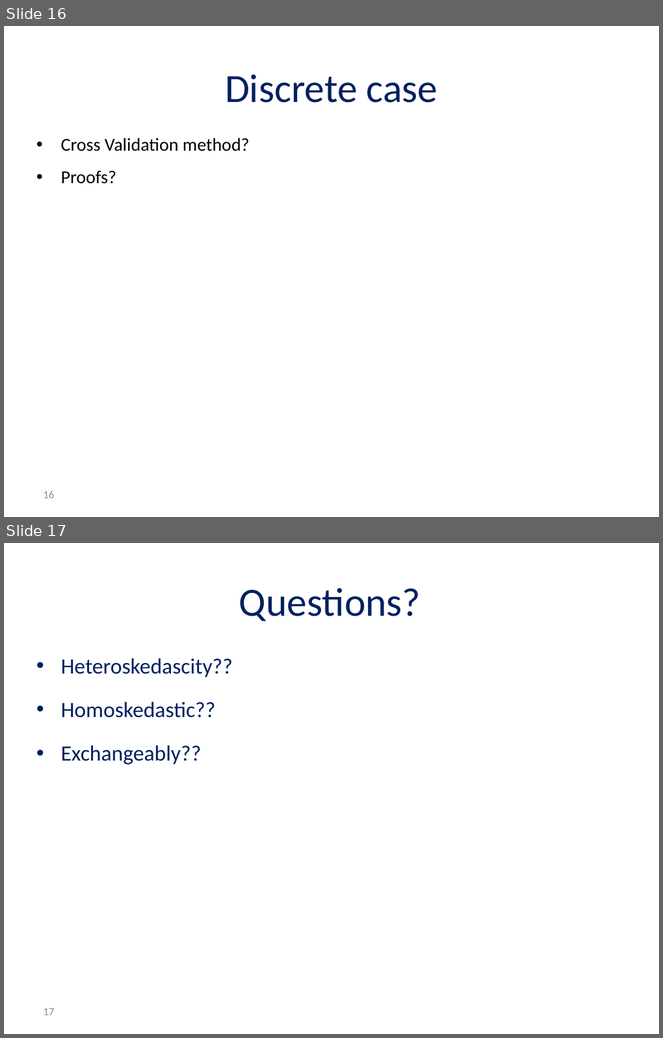
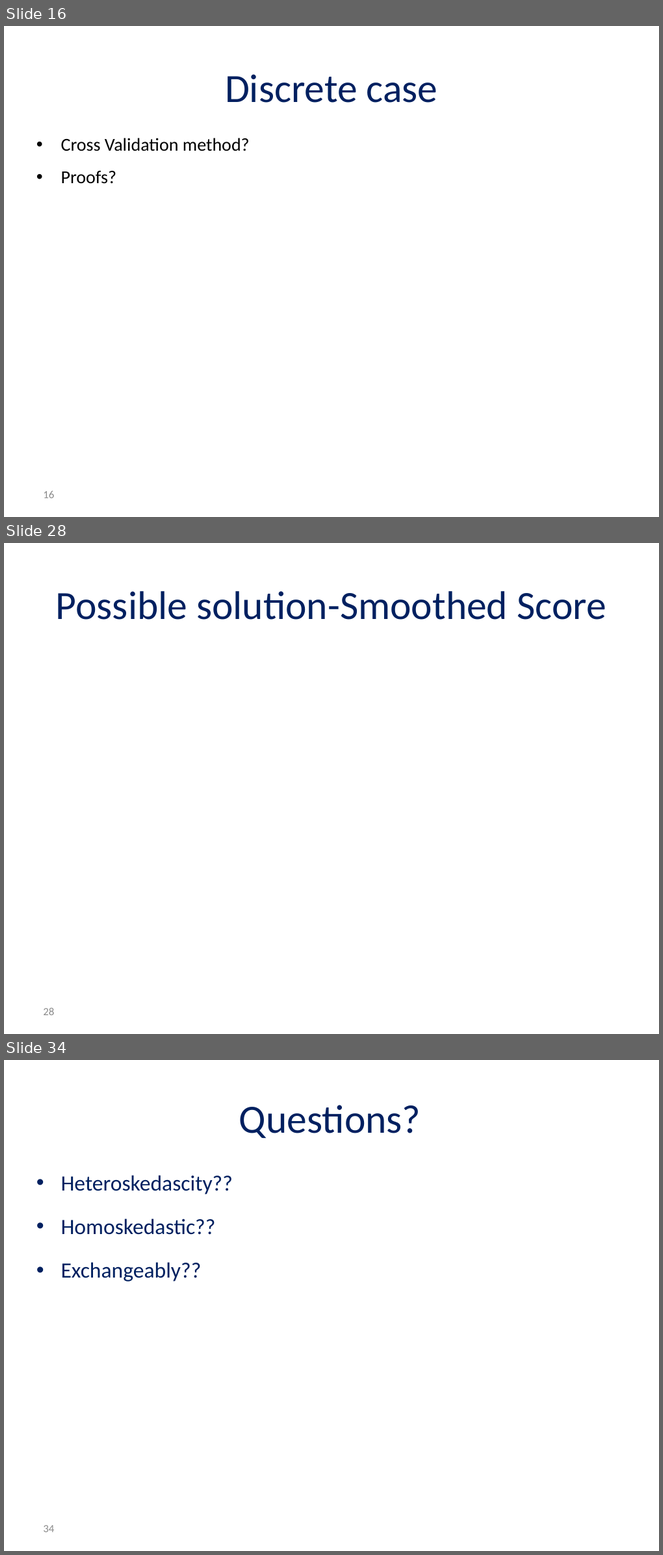
Before and after one commit to Asaf1408/Thesis, a slide deck: Qunatile regression.PPTX. Shown one above the other, each under a label of ours: slides 16 and 17 before the commit, slides 16, 28 and 34 after it; the slides between them are not shown. The pictures are 663x1038 and 663x1555 pixels, drawn with LibreOffice and Linux fonts; fonts in the diff are those of the drawing; grey boxes stand for pictures; background and template pictures are left out. Boxes give left, top, right and bottom in pixels: in the first picture for what was removed or moved away, otherwise in the second. Text is boxed around its words. In the diff, an @@ line names an element or a change of style, - is before the commit and + after.

```diff
--- a/Qunatile regression.PPTX
+++ b/Qunatile regression.PPTX
@@ slide 28 added at (4, 543, 659, 1034), background #FFFFFF @@
@@ title added at (56, 591, 607, 620), 44 pt, text #002060 @@
+Possible solution-Smoothed Score
@@ page number added at (43, 1008, 54, 1016), 12 pt, text #8C8C8C @@
+28
@@ what was slide 17 is now slide 34 @@
@@ page number at (43, 1525, 54, 1533): text changed @@
-17
+34
```
Also in this commit, not shown: 16 other slides added, 51 other files.
